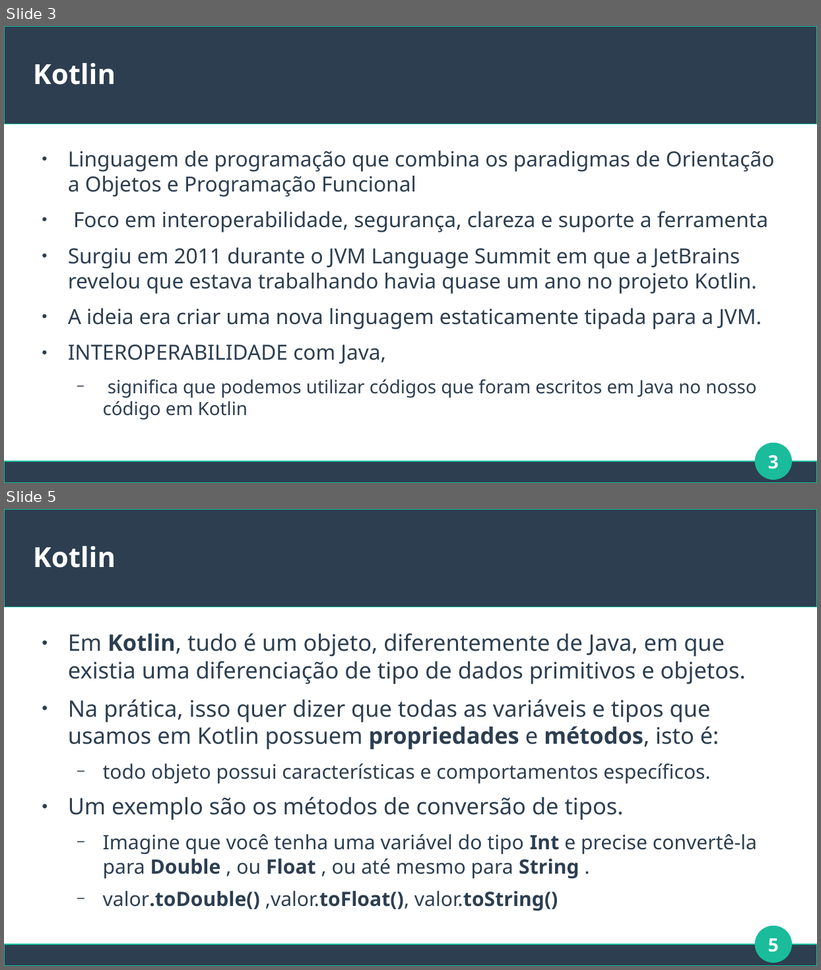
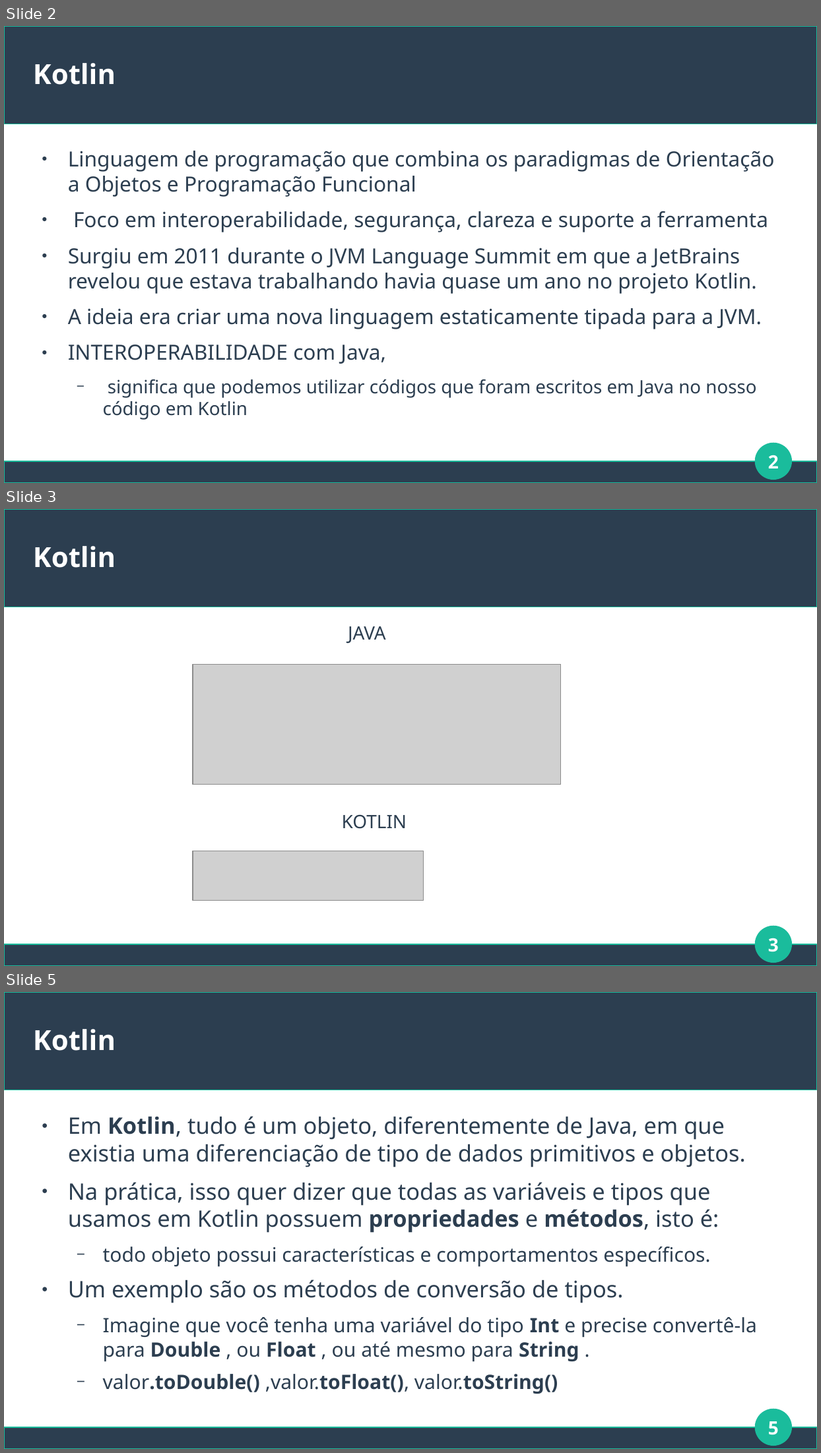
Before and after one commit to brunomaion/aulas, a slide deck: Mobile/Aula5-Kotlin/Aula5-Kotlin.odp. Shown one above the other, each under a label of ours: slides 3 and 5 before the commit, slides 2, 3 and 5 after it; the slides between them are not shown. The pictures are 821x970 and 821x1453 pixels, drawn with LibreOffice and Linux fonts; fonts in the diff are those of the drawing; grey boxes stand for pictures. Boxes give left, top, right and bottom in pixels: in the first picture for what was removed or moved away, otherwise in the second. Text is boxed around its words. In the diff, an @@ line names an element or a change of style, - is before the commit and + after.

```diff
--- a/Mobile/Aula5-Kotlin/Aula5-Kotlin.odp
+++ b/Mobile/Aula5-Kotlin/Aula5-Kotlin.odp
@@ slide 3 added at [4,509,817,966], background #FFFFFF; not listed: 3 template elements that a slide beside it also shows @@
@@ title added at [33,546,116,568], 27 pt, text #FFFFFF, bold @@
+Kotlin
@@ text added at [348,626,386,644], 18 pt, text #2C3E50 @@
+JAVA
@@ picture added at [193,665,561,786] @@
@@ text added at [342,815,407,829], 18 pt, text #2C3E50 @@
+KOTLIN
@@ picture added at [193,852,423,902] @@
@@ page number added at [768,938,779,953], 18 pt, text #FFFFFF, bold @@
+3
@@ what was slide 3 is now slide 2 @@
@@ page number at [768,455,779,469]: text changed @@
-3
+2
```
Also in this commit, not shown: 1 slide changed, 4 other slides added, 6 slides removed, 1 other file.
